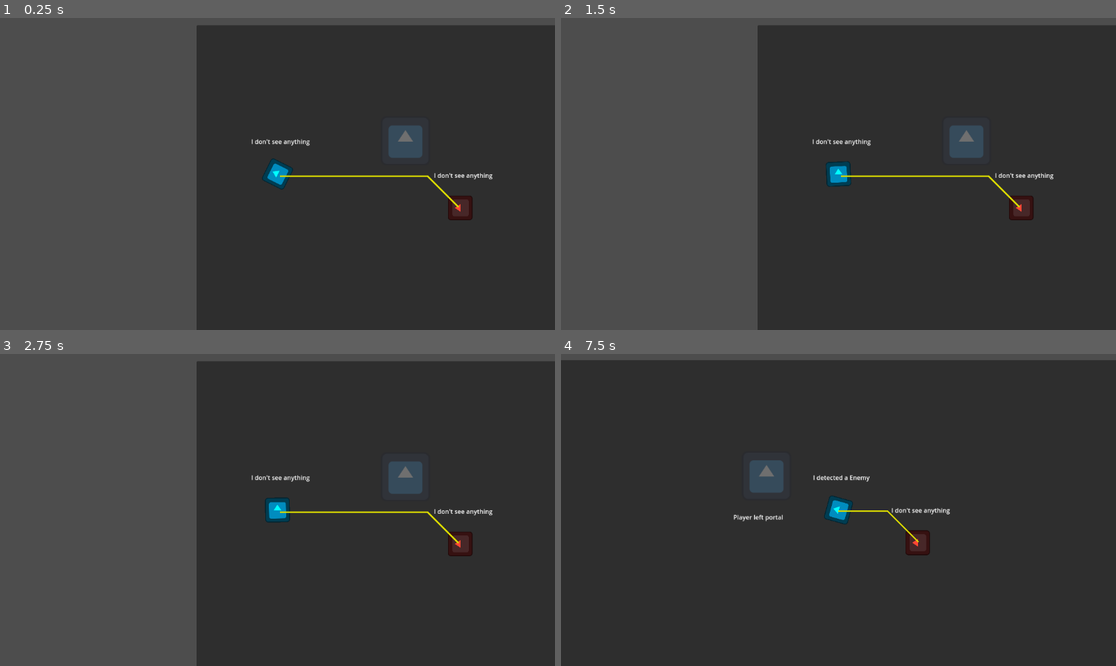
Above: before the commit, frames 1-4 (two rows, left to right).
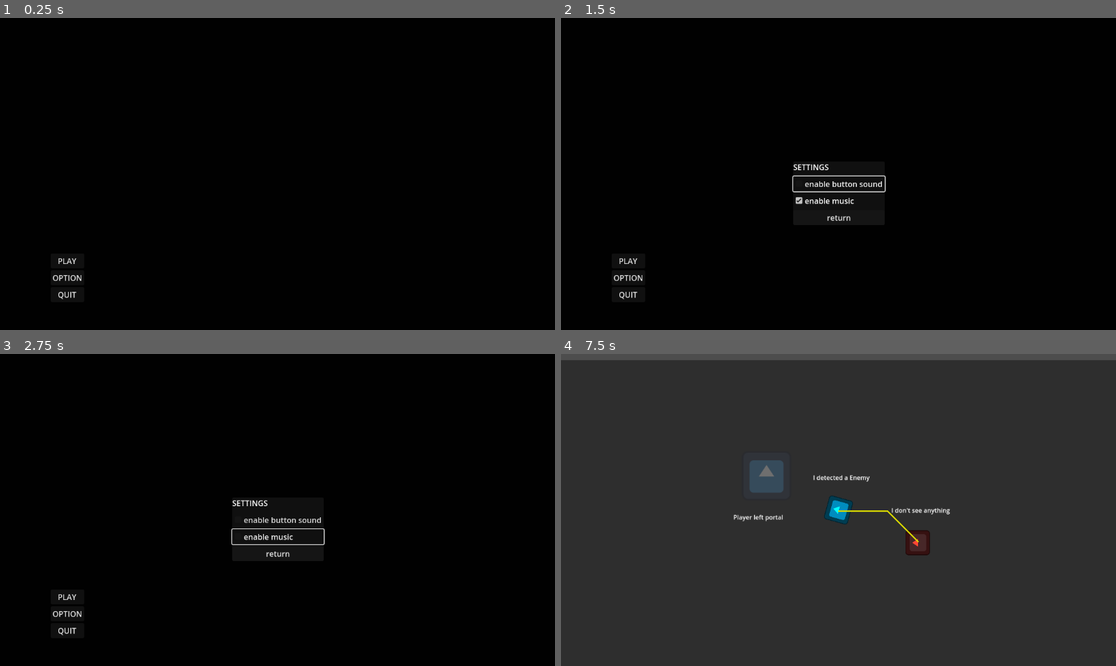
Above: after the commit, the same moments.

Repository: haladrias/godot_wild_jam_82_project
Game: Godot game, scene res://scenes/title_screen.tscn
Two runs of this game, one before a commit and one after it. Both use one fixed random seed, a clock stepped at 60 frames per second and the inputs below. Before the commit the project starts from res://scenes/main.tscn. The engine's default icon, where the game draws it, is replaced by a stand-in: a white triangle on a blue panel in a dark square.
Inputs (mouse positions are in pixels of both pictures, inside the frame that each line leads up to):
- Up to frame 1 (0.25 s): no input
- Up to frame 2 (1.5 s): click (627, 276) at 0.5 s, where only the run after the commit has a clickable "OPTION"; click (838, 183) at 1.25 s, where only the run after the commit has a clickable "enable button sound"
- Up to frame 3 (2.75 s): click (277, 538) at 2 s, where only the run after the commit has a clickable "enable music"
- Up to frame 4 (7.5 s): click (838, 553) at 2.75 s, where only the run after the commit has a clickable "return"; click (627, 597) at 3.5 s, where only the run after the commit has a clickable "PLAY"; tap Enter at 4.25 s; move the mouse to (960, 494) at 4.27 s; hold D (move_right) 4.28-5.03 s; hold Space (space_bar) 4.28-5.03 s; move the mouse to (727, 525) at 5.02 s; hold S (move_down) 5.03-5.78 s; tap Space (space_bar) at 5.1, 6.6 s; move the mouse to (894, 441) at 5.77 s; hold D (move_right) 5.78-6.53 s; hold Space (space_bar) 5.78-6.53 s; move the mouse to (810, 572) at 6.52 s; hold W (move_up) 6.53-7.28 s; move the mouse to (1005, 556) at 7.27 s; hold A (move_left) from 7.28 s (still down); hold Space (space_bar) from 7.28 s (still down)

The runs differ from the first frame. In frame 1, 100% of the frame differs, in the area x 0-100%, y 0-100%; in frame 2, 100%; in frame 3, 100%; in frame 4, less than 0.1%.

Commit message:
simple_title_screen

Diff:
--- a/project.godot
+++ b/project.godot
@@ -11,7 +11,7 @@
 [application]
 
 config/name="Godot Wild Jam 82"
-run/main_scene="uid://3ua4wtv1wj24"
+run/main_scene="uid://dr0mh468atksu"
 config/features=PackedStringArray("4.4", "GL Compatibility")
 config/icon="res://icon.svg"
 
--- a/scenes/enemy.tscn
+++ b/scenes/enemy.tscn
@@ -46,7 +46,8 @@
 
 [node name="InputComponent" parent="." instance=ExtResource("3_j5nhj")]
 
-[node name="MovementComponent" parent="." instance=ExtResource("4_ujyba")]
+[node name="MovementComponent" parent="." node_paths=PackedStringArray("parent") instance=ExtResource("4_ujyba")]
+parent = NodePath("..")
 
 [node name="DebugLabel" type="RichTextLabel" parent="."]
 offset_left = -104.0
--- a/scenes/player.tscn
+++ b/scenes/player.tscn
@@ -39,7 +39,8 @@
 
 [node name="InputComponent" parent="." instance=ExtResource("4_smehm")]
 
-[node name="MovementComponent" parent="." instance=ExtResource("5_ur7pv")]
+[node name="MovementComponent" parent="." node_paths=PackedStringArray("parent") instance=ExtResource("5_ur7pv")]
+parent = NodePath("..")
 
 [node name="DebugLabel" type="RichTextLabel" parent="."]
 offset_left = -104.0
--- /dev/null
+++ b/scenes/title_screen.tscn
@@ -0,0 +1,122 @@
+[gd_scene load_steps=4 format=3 uid="uid://dr0mh468atksu"]
+
+[ext_resource type="Script" uid="uid://cfc6xcgwet7m8" path="res://scripts/title_screen.gd" id="1_fgkus"]
+[ext_resource type="AudioStream" uid="uid://d2mp0oapb4y8x" path="res://music/Nobass (1).mp3" id="2_sa3yf"]
+[ext_resource type="AudioStream" uid="uid://b572d5xk2f6p0" path="res://music/MenuNoise1.mp3" id="3_s4lrb"]
+
+[node name="Control" type="Control"]
+layout_mode = 3
+anchors_preset = 15
+anchor_right = 1.0
+anchor_bottom = 1.0
+grow_horizontal = 2
+grow_vertical = 2
+script = ExtResource("1_fgkus")
+
+[node name="ColorRect" type="ColorRect" parent="."]
+layout_mode = 1
+anchors_preset = 15
+anchor_right = 1.0
+anchor_bottom = 1.0
+grow_horizontal = 2
+grow_vertical = 2
+color = Color(0.00489983, 0.00489983, 0.00489983, 1)
+
+[node name="CenterContainer" type="CenterContainer" parent="."]
+layout_mode = 1
+anchors_preset = 8
+anchor_left = 0.5
+anchor_top = 0.5
+anchor_right = 0.5
+anchor_bottom = 0.5
+offset_left = -573.0
+offset_top = 116.0
+offset_right = -298.0
+offset_bottom = 315.0
+grow_horizontal = 2
+grow_vertical = 2
+
+[node name="VBoxContainer" type="VBoxContainer" parent="CenterContainer"]
+layout_mode = 2
+
+[node name="play" type="Button" parent="CenterContainer/VBoxContainer"]
+unique_name_in_owner = true
+layout_mode = 2
+text = "PLAY"
+
+[node name="option" type="Button" parent="CenterContainer/VBoxContainer"]
+layout_mode = 2
+text = "OPTION"
+
+[node name="quit" type="Button" parent="CenterContainer/VBoxContainer"]
+unique_name_in_owner = true
+layout_mode = 2
+text = "QUIT"
+
+[node name="settings" type="CenterContainer" parent="."]
+visible = false
+layout_mode = 1
+anchors_preset = 8
+anchor_left = 0.5
+anchor_top = 0.5
+anchor_right = 0.5
+anchor_bottom = 0.5
+offset_left = -93.0
+offset_top = -32.0
+offset_right = 94.0
+offset_bottom = 113.0
+grow_horizontal = 2
+grow_vertical = 2
+mouse_filter = 2
+
+[node name="PanelContainer" type="PanelContainer" parent="settings"]
+layout_mode = 2
+mouse_filter = 2
+
+[node name="Control" type="Control" parent="settings/PanelContainer"]
+layout_mode = 2
+
+[node name="MarginContainer" type="MarginContainer" parent="settings/PanelContainer"]
+layout_mode = 2
+
+[node name="VBoxContainer" type="VBoxContainer" parent="settings/PanelContainer/MarginContainer"]
+layout_mode = 2
+
+[node name="Label" type="Label" parent="settings/PanelContainer/MarginContainer/VBoxContainer"]
+layout_mode = 2
+text = "SETTINGS"
+
+[node name="Control" type="Control" parent="settings/PanelContainer/MarginContainer/VBoxContainer"]
+layout_mode = 2
+
+[node name="GridContainer" type="GridContainer" parent="settings/PanelContainer/MarginContainer/VBoxContainer"]
+layout_mode = 2
+
+[node name="enable button sound" type="CheckBox" parent="settings/PanelContainer/MarginContainer/VBoxContainer/GridContainer"]
+layout_mode = 2
+button_pressed = true
+text = "enable button sound"
+
+[node name="enable music" type="CheckBox" parent="settings/PanelContainer/MarginContainer/VBoxContainer/GridContainer"]
+layout_mode = 2
+button_pressed = true
+text = "enable music"
+
+[node name="return" type="Button" parent="settings/PanelContainer/MarginContainer/VBoxContainer"]
+layout_mode = 2
+text = "return"
+
+[node name="title_sceen_musc" type="AudioStreamPlayer" parent="."]
+stream = ExtResource("2_sa3yf")
+autoplay = true
+parameters/looping = true
+
+[node name="button_sound" type="AudioStreamPlayer" parent="."]
+stream = ExtResource("3_s4lrb")
+
+[connection signal="pressed" from="CenterContainer/VBoxContainer/play" to="button_sound" method="play"]
+[connection signal="pressed" from="CenterContainer/VBoxContainer/option" to="settings" method="show"]
+[connection signal="pressed" from="CenterContainer/VBoxContainer/option" to="button_sound" method="play"]
+[connection signal="pressed" from="CenterContainer/VBoxContainer/option" to="settings" method="set_mouse_filter" binds= [0]]
+[connection signal="pressed" from="settings/PanelContainer/MarginContainer/VBoxContainer/return" to="settings" method="hide"]
+[connection signal="pressed" from="settings/PanelContainer/MarginContainer/VBoxContainer/return" to="button_sound" method="play"]
--- /dev/null
+++ b/scripts/title_screen.gd
@@ -0,0 +1,23 @@
+extends Control
+
+@onready var title_sceen_musc: AudioStreamPlayer = $title_sceen_musc
+@onready var button_sound: AudioStreamPlayer = $button_sound
+@onready var enable_button_sound: CheckBox = $"settings/PanelContainer/MarginContainer/VBoxContainer/GridContainer/enable button sound"
+@onready var enable_music: CheckBox = $"settings/PanelContainer/MarginContainer/VBoxContainer/GridContainer/enable music"
+
+
+
+
+
+func _ready() -> void:
+	%play.pressed.connect(play_pressed)
+	%quit.pressed.connect(quit_game)
+
+	pass
+
+func play_pressed():
+	get_tree().change_scene_to_file("res://scenes/main.tscn")
+
+
+func quit_game():
+	get_tree().quit()
Not shown, added: music/MenuNoise1.mp3.import
Not shown, added: music/Nobass (1).mp3.import
Not shown, added: scripts/title_screen.gd.uid
Not shown, added: music/Nobass (1).mp3
